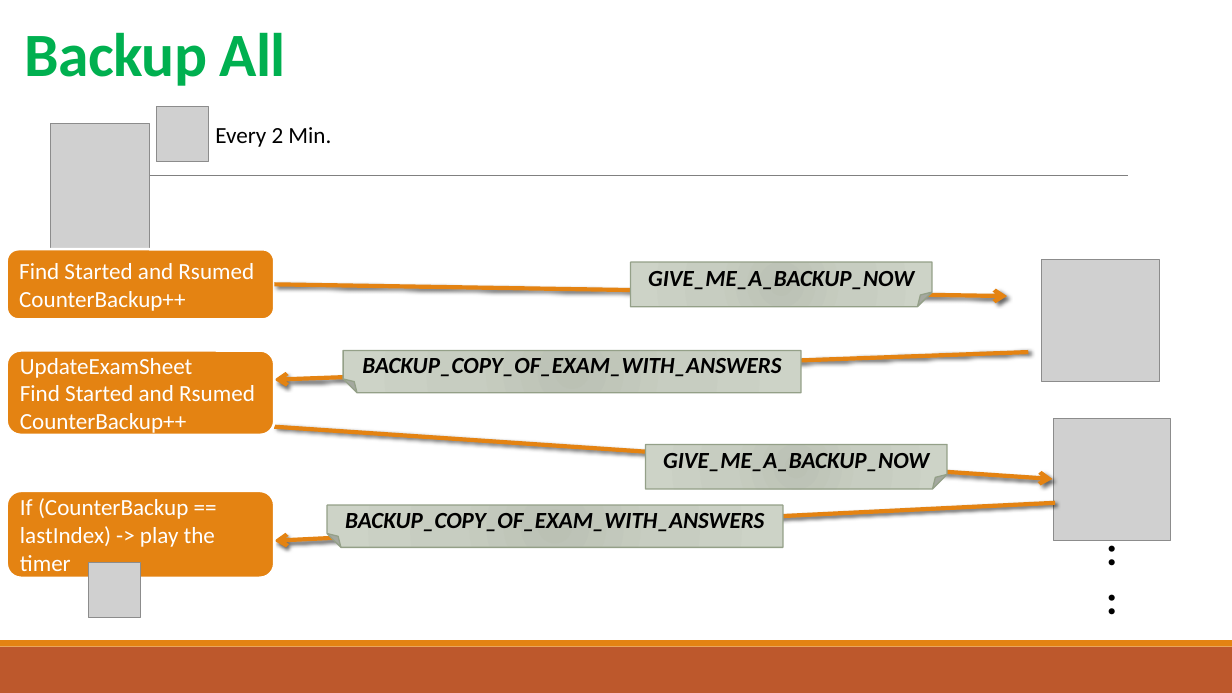
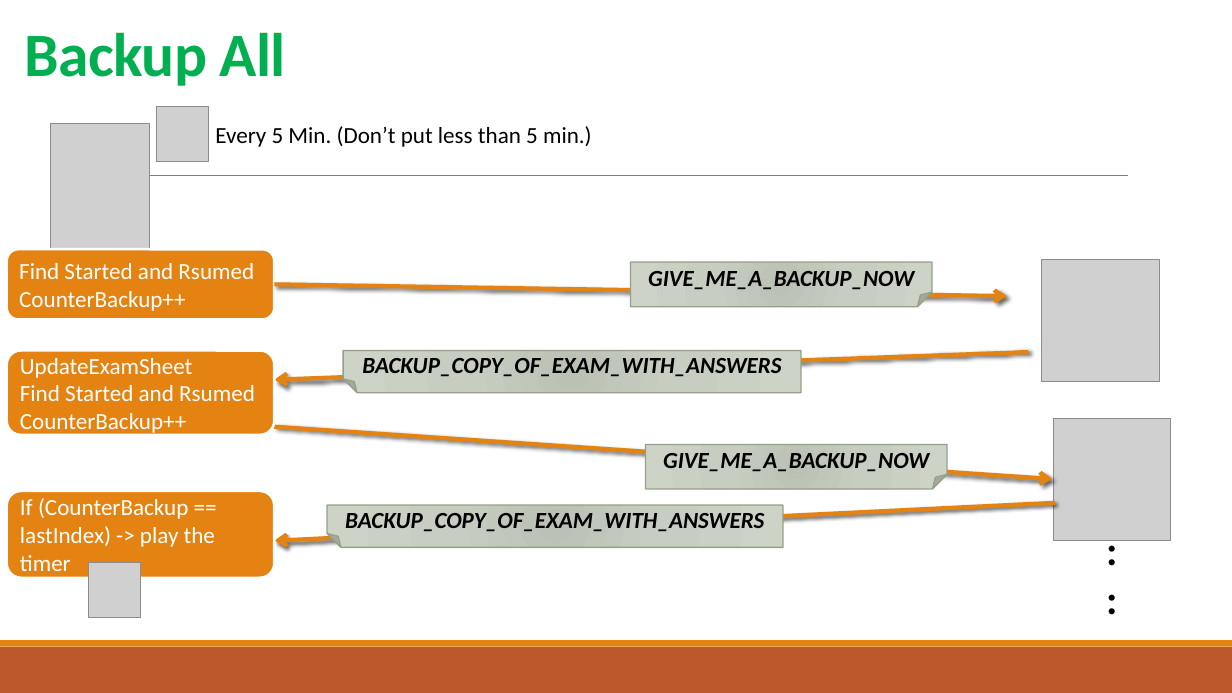
Before and after one commit to samialfattani/eQuiz, a slide deck: slide 6 of data/Design.pptx. Drawn at 1232x693 pixels with LibreOffice and Linux fonts; fonts in the diff are those of the drawing; grey boxes stand for pictures. Boxes give left, top, right and bottom in pixels: in the first picture for what was removed or moved away, otherwise in the second. Text is boxed around its words. In the diff, an @@ line names an element or a change of style, - is before the commit and + after.

```diff
--- a/data/Design.pptx
+++ b/data/Design.pptx
@@ text at [215,126,592,147]: text changed @@
-Every 2 Min.
+Every 5 Min. (Don’t put less than 5 min.)
```
Also in this commit, not shown: 3 other slides changed, 1 slide added, 1 slide removed, 45 other files.
